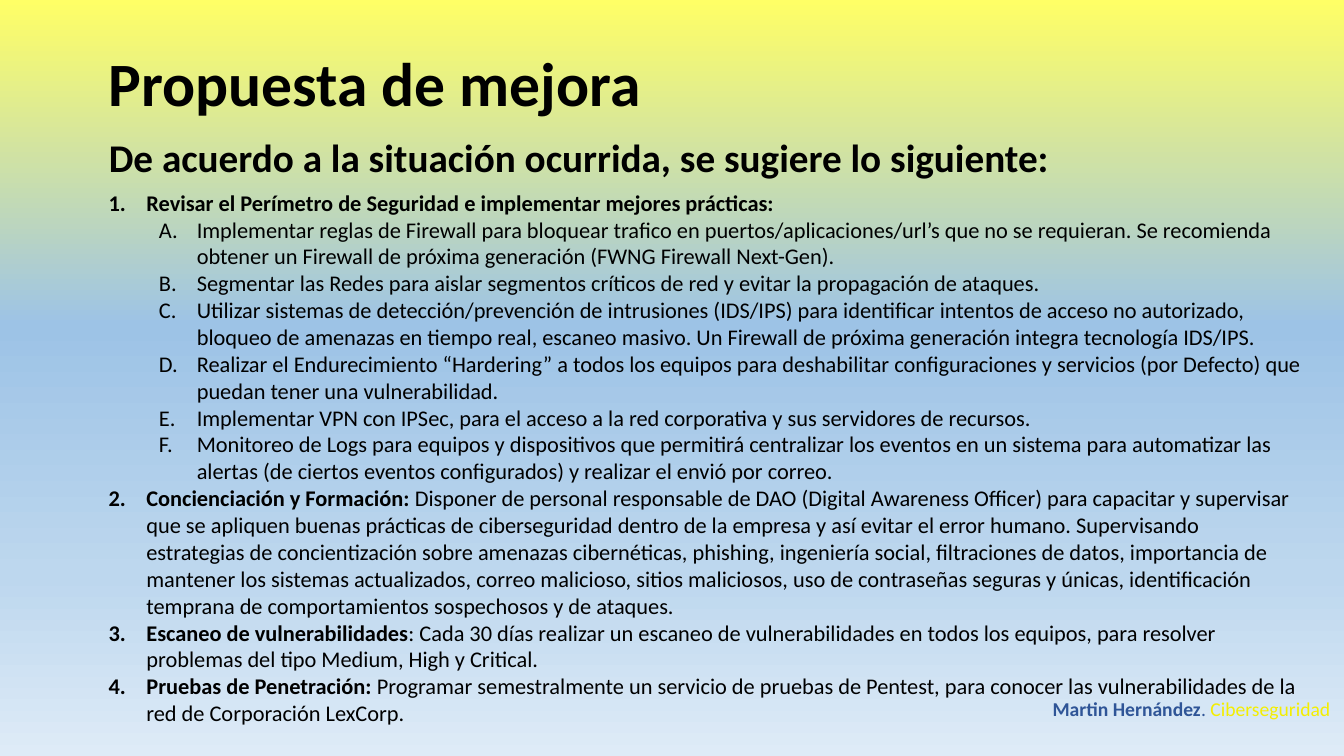
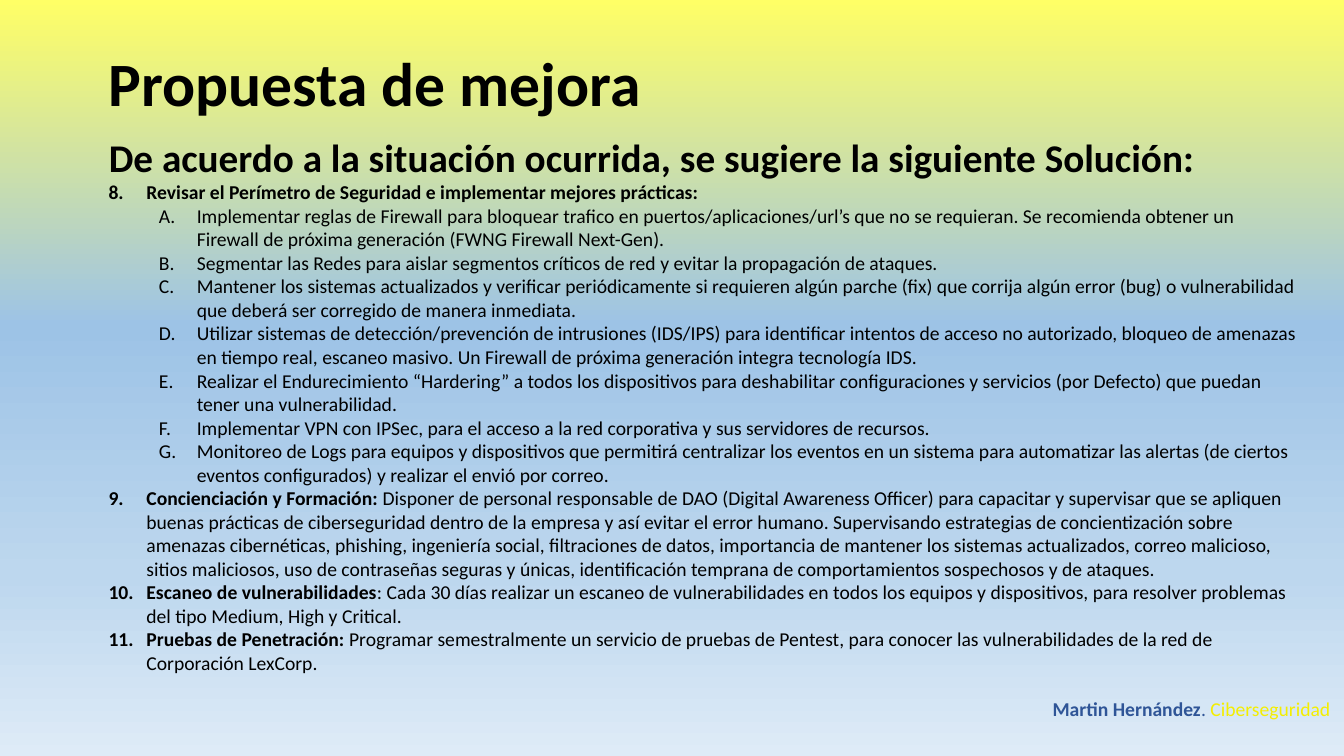
Before and after one commit to Tincho83/Ciberseguridad_5CiberSeguridad_TPC, a slide deck: slide 27 of TPFC+HernandezMartinv3c.pptx. Drawn at 1344x756 pixels with LibreOffice and Linux fonts; fonts in the diff are those of the drawing. Boxes give left, top, right and bottom in pixels: in the first picture for what was removed or moved away, otherwise in the second. Text is boxed around its words. In the diff, an @@ line names an element or a change of style, - is before the commit and + after.

```diff
--- a/TPFC+HernandezMartinv3c.pptx
+++ b/TPFC+HernandezMartinv3c.pptx
@@ text at (109, 144, 1194, 179): text changed @@
-De acuerdo a la situación ocurrida, se sugiere lo siguiente:
+De acuerdo a la situación ocurrida, se sugiere la siguiente Solución:
@@ text "Revisar el Perímetro de Seguridad ...": place and size @@
-text "Revisar el Perímetro de Seguridad ..." at (146, 195, 1301, 725)
+text "Revisar el Perímetro de Seguridad ..." at (146, 185, 1295, 673)
@@ text at (146, 185, 1288, 673): size 16 to 14 pt in "Revisar el Perímetro de Seguridad e implementar ...", "Implementar reglas de Firewall para bloquear trafico ...", "Segmentar las Redes para aislar segmentos críticos ...", "Implementar VPN con IPSec, para el acceso ..." and 3 more places @@
@@ text at (197, 279, 1295, 411): text changed; size 16 to 14 pt @@
-  C. Utilizar sistemas de detección/prevención de intrusiones (IDS/IPS) para identificar intentos de acceso no autorizado, bloqueo de amenazas en tiempo real, escaneo masivo. Un Firewall de próxima generación integra tecnología IDS/IPS.
-  D. Realizar el Endurecimiento “Hardering” a todos los equipos para deshabilitar configuraciones y servicios (por Defecto) que puedan tener una vulnerabilidad.
+  C. Mantener los sistemas actualizados y verificar periódicamente si requieren algún parche (fix) que corrija algún error (bug) o vulnerabilidad que deberá ser corregido de manera inmediata.
+  D. Utilizar sistemas de detección/prevención de intrusiones (IDS/IPS) para identificar intentos de acceso no autorizado, bloqueo de amenazas en tiempo real, escaneo masivo. Un Firewall de próxima generación integra tecnología IDS.
+  E. Realizar el Endurecimiento “Hardering” a todos los dispositivos para deshabilitar configuraciones y servicios (por Defecto) que puedan tener una vulnerabilidad.
@@ text at (146, 585, 1285, 627): text changed; size 16 to 14 pt @@
-3. Escaneo de vulnerabilidades: Cada 30 días realizar un escaneo de vulnerabilidades en todos los equipos, para resolver problemas del tipo Medium, High y Critical.
+10. Escaneo de vulnerabilidades: Cada 30 días realizar un escaneo de vulnerabilidades en todos los equipos y dispositivos, para resolver problemas del tipo Medium, High y Critical.
```
Also in this commit, not shown: 3 other slides changed, 1 slide added.
